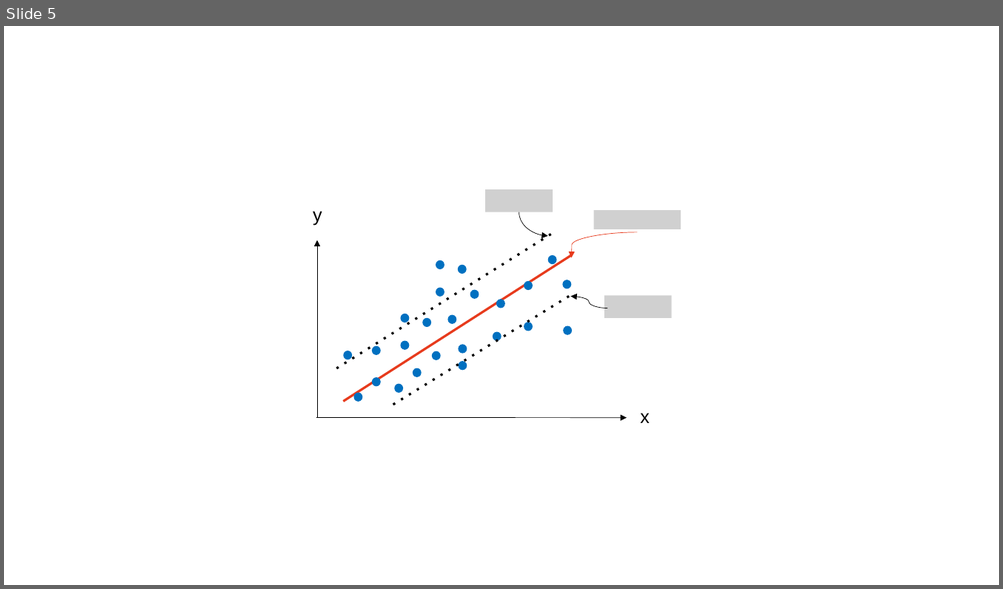
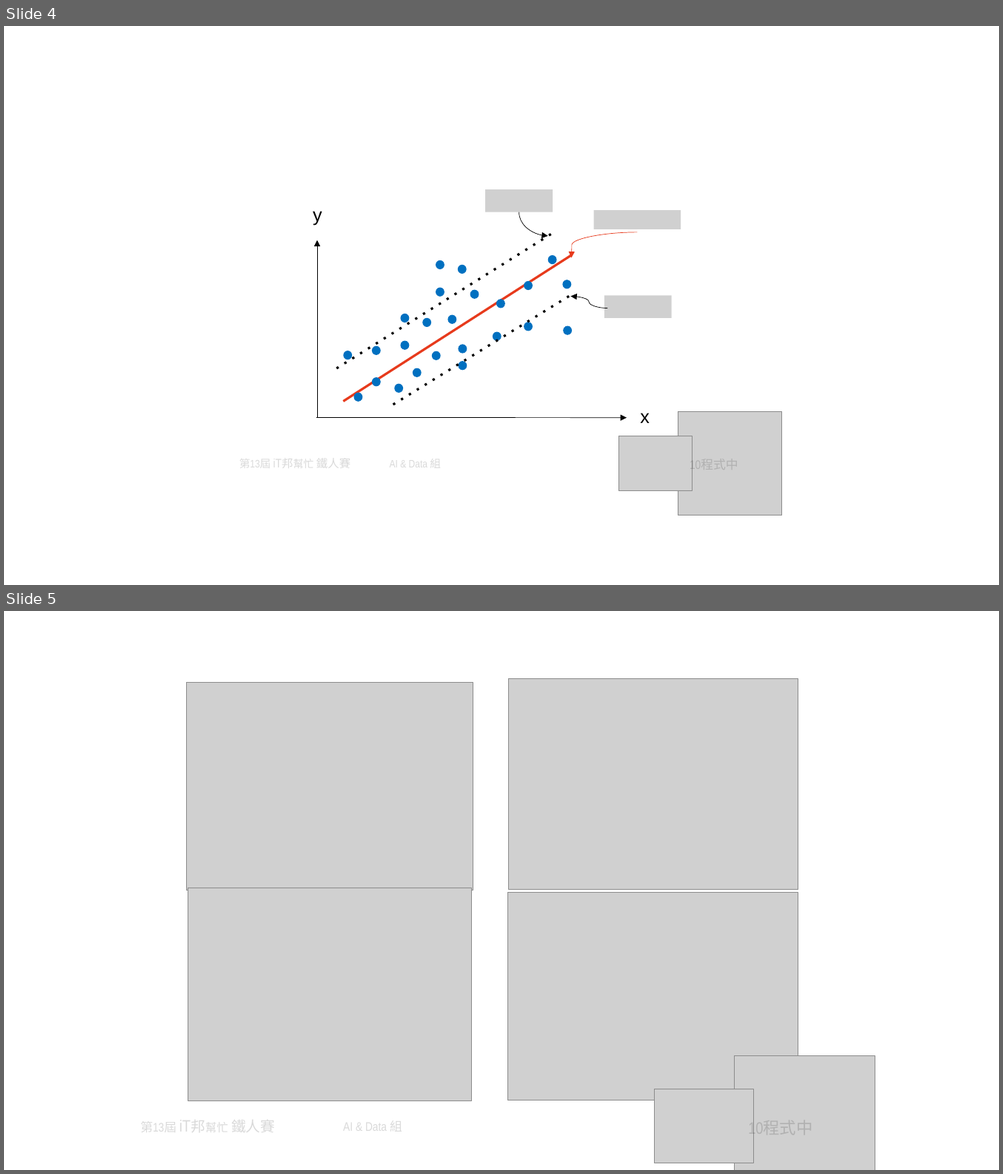
Before and after one commit to andy6804tw/andy6804tw.github.io, a slide deck: _posts/ithome/2021/11.SVM/11.SVM.pptx. Shown one above the other, each under a label of ours: slide 5 before the commit, slides 4 and 5 after it. The pictures are 1003x589 and 1003x1174 pixels, drawn with LibreOffice and Linux fonts; fonts in the diff are those of the drawing; grey boxes stand for pictures. Boxes give left, top, right and bottom in pixels: in the first picture for what was removed or moved away, otherwise in the second. Text is boxed around its words. In the diff, an @@ line names an element or a change of style, - is before the commit and + after.

```diff
--- a/_posts/ithome/2021/11.SVM/11.SVM.pptx
+++ b/_posts/ithome/2021/11.SVM/11.SVM.pptx
@@ slide 5 added at (4, 611, 999, 1170), background #FFFFFF @@
@@ picture added at (186, 683, 472, 891) @@
@@ picture added at (509, 679, 799, 890) @@
@@ picture added at (188, 888, 472, 1101) @@
@@ picture added at (508, 893, 798, 1100) @@
@@ group added at (140, 1056, 875, 1170): 3 texts, 2 pictures @@
+第13屆 iT邦幫忙 鐵人賽
+AI & Data 組
+10程式中
@@ what was slide 5 is now slide 4 @@
@@ slide 4 changed as well @@
@@ group added at (239, 412, 782, 515): 3 texts, 2 pictures @@
+第13屆 iT邦幫忙 鐵人賽
+AI & Data 組
+10程式中
```
Also in this commit, not shown: 4 other slides changed, 1 other slide added, 1 slide removed, 8 other files.
